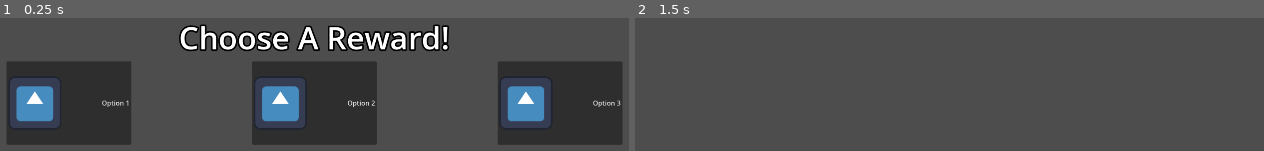
Above: before the commit, frames 1-2 (left to right).
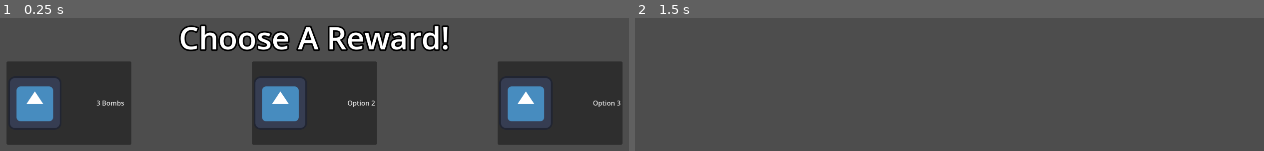
Above: after the commit, the same moments.

Repository: Glue-N-Wrench/built-for-scales
Game: Godot game, scene res://UI/weeklyRewards.tscn
Same seed, same stepped clock (60 frames per second), same inputs: the game is played once before the commit and once after it. This scene is started directly instead of the project's main scene. The engine's default icon, where the game draws it, is replaced by a stand-in: a white triangle on a blue panel in a dark square.
Inputs (mouse positions are in pixels of both pictures, inside the frame that each line leads up to):
- Up to frame 1 (0.25 s): no input
- Up to frame 2 (1.5 s): click "Option 1" (after the commit: "3 Bombs") at 0.5 s; tap Enter at 1.25 s; move the mouse to (1125, 65) at 1.27 s; tap S (camera_down) at 1.35 s; click (1125, 65) at 1.42 s

The runs differ from the first frame. In frame 1, 0.1% of the frame differs, in the area x 15-21%, y 61-67%; in frame 2, nothing differs.
Error after the commit: Invalid access to property or key 'texture' on a base object of type 'null instance'. (res://UI/weeklyRewards.gd:24)

Commit message:
Fixed some pause breaking stuff, removed added testing stuff. Making placeholder rewards and moving on

Diff:
--- a/Globals/Managers/TurnManager.gd
+++ b/Globals/Managers/TurnManager.gd
@@ -28,7 +28,7 @@
 		updateDay.emit()
 	#==mange the week rewards==
 	if dayCount % weekTime == 0:
-		$"/root/MainLevel/Camera2D/WeeklyRewards".displayWeeklyRewards()
+		$"/root/MainLevel/Camera2D/WeeklyRewards/WeeklyRewardsUI".displayWeeklyRewards()
 
 	#==manage the game over
 	if FishManager.getTotalHomeless() > FishManager.maxHomeless:
--- a/UI/weeklyRewards.gd
+++ b/UI/weeklyRewards.gd
@@ -1,14 +1,17 @@
 extends Control
 
 var rng = RandomNumberGenerator.new()
-#should store [Name, Amount, PictureNodePath]
-#TODO REPLACE PLACEHOLERS WITH PROPER NODES
-var rewardArray = [["Bombs", 3, $"res://assets/bomb.png"]]
-var options = [[$"HBoxContainer/Option 1", ""], [$"HBoxContainer/Option 2", ""], [$"HBoxContainer/Option 3", ""]]
+#should store [Name, Amount, TextureNodePath]
+@export
+var rewardArray = [["Bombs", 3, ""]]
+@export var options = [[]]
+
+func _ready():
+	displayWeeklyRewards()
+	#visible = false
 
 func displayWeeklyRewards():
 	get_tree().paused = true
-	var weeklyRewardsUI = $"/root/MainLevel/Camera2D/WeeklyRewards"
 	generateWeeklyOptions()
 	visible = true
 
@@ -17,19 +20,18 @@
 	for x in 3:
 		var reward = rng.randi_range(0,22)
 		#TODO REPLACE PLACEHOLDER FIRST INDEX [0]s WITH reward
-		options[x][0].text = rewardArray[0][1] + rewardArray[0][0]
-		options[x][0].icon = rewardArray[0][2]
+		get_node(options[x][0]).text = str(rewardArray[0][1]) + " " + rewardArray[0][0] + "   "
+		get_node(options[x][0]).icon = get_node(rewardArray[0][2]).texture
 		options[x][1] = rewardArray[0][0]
 
 func giveReward(choice):
 	#TODO MAKE LOGIC FOR EACH REWARD
-	print("givingReward" + choice)
 	match choice:
 		"Bombs":
 			pass
 			#TODO GIVE PLAYER BOMBS HERE
 
-func choseOption(optionNumber):
+func choseOption(optionNumber: int):
 	giveReward(options[optionNumber][1])
 	get_tree().paused = false
 	visible = false
--- a/UI/weeklyRewards.tscn
+++ b/UI/weeklyRewards.tscn
@@ -8,7 +8,10 @@
 outline_size = 15
 outline_color = Color(0, 0, 0, 1)
 
-[node name="WeeklyRewards" type="Control"]
+[node name="WeeklyRewards" type="CanvasLayer"]
+process_mode = 2
+
+[node name="WeeklyRewardsUI" type="Control" parent="."]
 layout_mode = 3
 anchors_preset = 15
 anchor_right = 1.0
@@ -16,8 +19,9 @@
 grow_horizontal = 2
 grow_vertical = 2
 script = ExtResource("1_lseds")
+options = [[NodePath("Reward Options Display/Option 1"), ""], [NodePath("Reward Options Display/Option 2"), ""], [NodePath("Reward Options Display/Option 3"), ""]]
 
-[node name="VBoxContainer" type="VBoxContainer" parent="."]
+[node name="Text Display" type="VBoxContainer" parent="WeeklyRewardsUI"]
 custom_minimum_size = Vector2(0, 350)
 layout_mode = 1
 anchors_preset = 14
@@ -29,13 +33,13 @@
 grow_horizontal = 2
 grow_vertical = 2
 
-[node name="Label" type="Label" parent="VBoxContainer"]
+[node name="Text" type="Label" parent="WeeklyRewardsUI/Text Display"]
 layout_mode = 2
 text = "Choose A Reward!"
 label_settings = SubResource("LabelSettings_btmbc")
 horizontal_alignment = 1
 
-[node name="HBoxContainer" type="HBoxContainer" parent="."]
+[node name="Reward Options Display" type="HBoxContainer" parent="WeeklyRewardsUI"]
 custom_minimum_size = Vector2(0, 200)
 layout_mode = 1
 anchors_preset = 14
@@ -47,11 +51,11 @@
 grow_horizontal = 2
 grow_vertical = 2
 
-[node name="Spacer Left" type="HSeparator" parent="HBoxContainer"]
+[node name="Spacer Left" type="HSeparator" parent="WeeklyRewardsUI/Reward Options Display"]
 custom_minimum_size = Vector2(216.5, 0)
 layout_mode = 2
 
-[node name="Option 1" type="Button" parent="HBoxContainer"]
+[node name="Option 1" type="Button" parent="WeeklyRewardsUI/Reward Options Display"]
 custom_minimum_size = Vector2(300, 150)
 layout_mode = 2
 size_flags_horizontal = 0
@@ -59,11 +63,11 @@
 icon = ExtResource("1_ue2f4")
 alignment = 2
 
-[node name="Spacer 1-2" type="HSeparator" parent="HBoxContainer"]
+[node name="Spacer 1-2" type="HSeparator" parent="WeeklyRewardsUI/Reward Options Display"]
 custom_minimum_size = Vector2(282.5, 0)
 layout_mode = 2
 
-[node name="Option 2" type="Button" parent="HBoxContainer"]
+[node name="Option 2" type="Button" parent="WeeklyRewardsUI/Reward Options Display"]
 custom_minimum_size = Vector2(300, 0)
 layout_mode = 2
 size_flags_horizontal = 0
@@ -71,11 +75,11 @@
 icon = ExtResource("1_ue2f4")
 alignment = 2
 
-[node name="Spacer 2-3" type="HSeparator" parent="HBoxContainer"]
+[node name="Spacer 2-3" type="HSeparator" parent="WeeklyRewardsUI/Reward Options Display"]
 custom_minimum_size = Vector2(282.5, 0)
 layout_mode = 2
 
-[node name="Option 3" type="Button" parent="HBoxContainer"]
+[node name="Option 3" type="Button" parent="WeeklyRewardsUI/Reward Options Display"]
 custom_minimum_size = Vector2(300, 0)
 layout_mode = 2
 size_flags_horizontal = 0
@@ -83,10 +87,10 @@
 icon = ExtResource("1_ue2f4")
 alignment = 2
 
-[node name="Spacer Right" type="HSeparator" parent="HBoxContainer"]
+[node name="Spacer Right" type="HSeparator" parent="WeeklyRewardsUI/Reward Options Display"]
 custom_minimum_size = Vector2(216.5, 0)
 layout_mode = 2
 
-[connection signal="button_down" from="HBoxContainer/Option 1" to="." method="choseOption" binds= [0]]
-[connection signal="button_down" from="HBoxContainer/Option 2" to="." method="choseOption" binds= [1]]
-[connection signal="button_down" from="HBoxContainer/Option 3" to="." method="choseOption" binds= [2]]
+[connection signal="button_down" from="WeeklyRewardsUI/Reward Options Display/Option 1" to="WeeklyRewardsUI" method="choseOption" binds= [0]]
+[connection signal="button_down" from="WeeklyRewardsUI/Reward Options Display/Option 2" to="WeeklyRewardsUI" method="choseOption" binds= [1]]
+[connection signal="button_down" from="WeeklyRewardsUI/Reward Options Display/Option 3" to="WeeklyRewardsUI" method="choseOption" binds= [2]]
